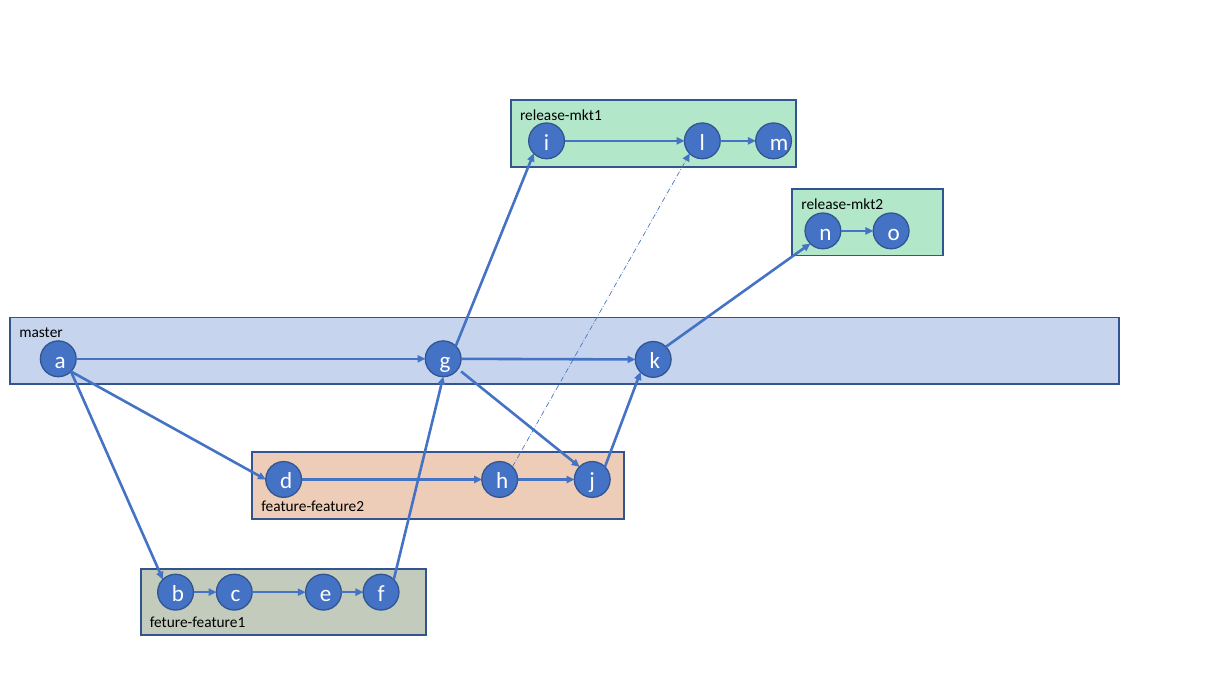
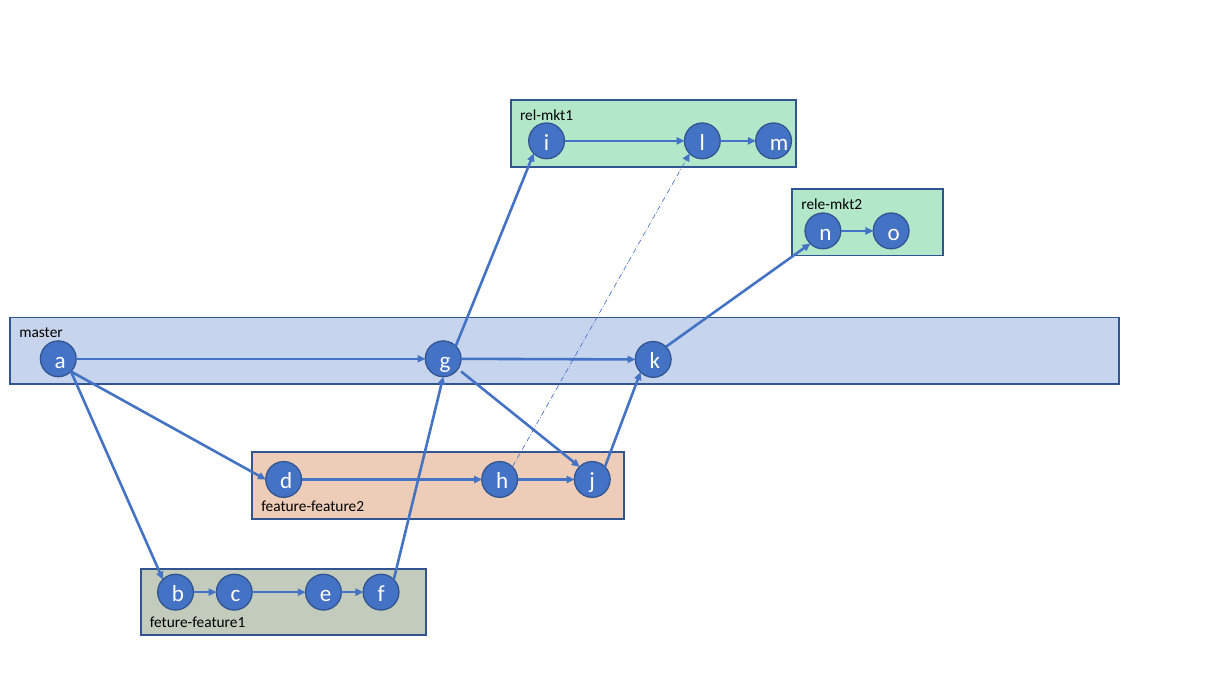
Before and after one commit to ZeroWasteTeam/Documentation, a slide deck: slide 4 of images/ImageSource.pptx. Drawn at 1232x693 pixels with LibreOffice and Linux fonts; fonts in the diff are those of the drawing. Boxes give left, top, right and bottom in pixels: in the first picture for what was removed or moved away, otherwise in the second. Text is boxed around its words. In the diff, an @@ line names an element or a change of style, - is before the commit and + after.

Commit message:
Renamed release- to rel-

```diff
--- a/images/ImageSource.pptx
+++ b/images/ImageSource.pptx
@@ text in rectangle at bbox=[520, 109, 573, 125]: text changed @@
-release-mkt1
+rel-mkt1
@@ text in rectangle at bbox=[801, 198, 862, 213]: text changed @@
-release-mkt2
+rele-mkt2
```
Also in this commit, not shown: 1 other slide changed, 2 other files.
